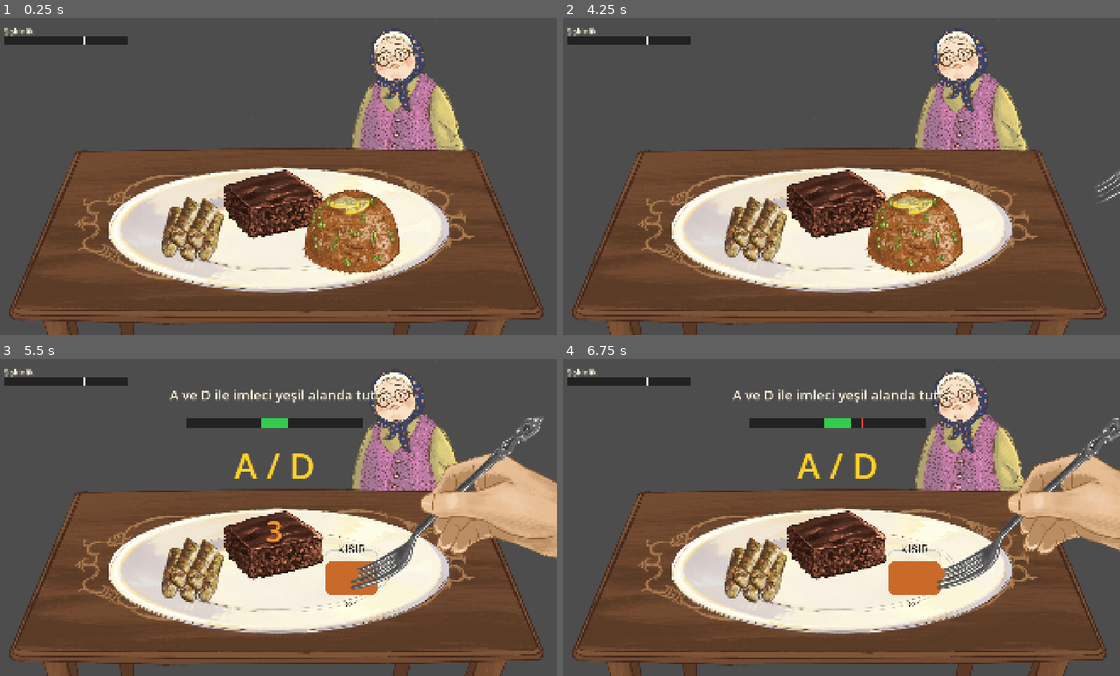
Above: before the commit, frames 1-4 (two rows, left to right).
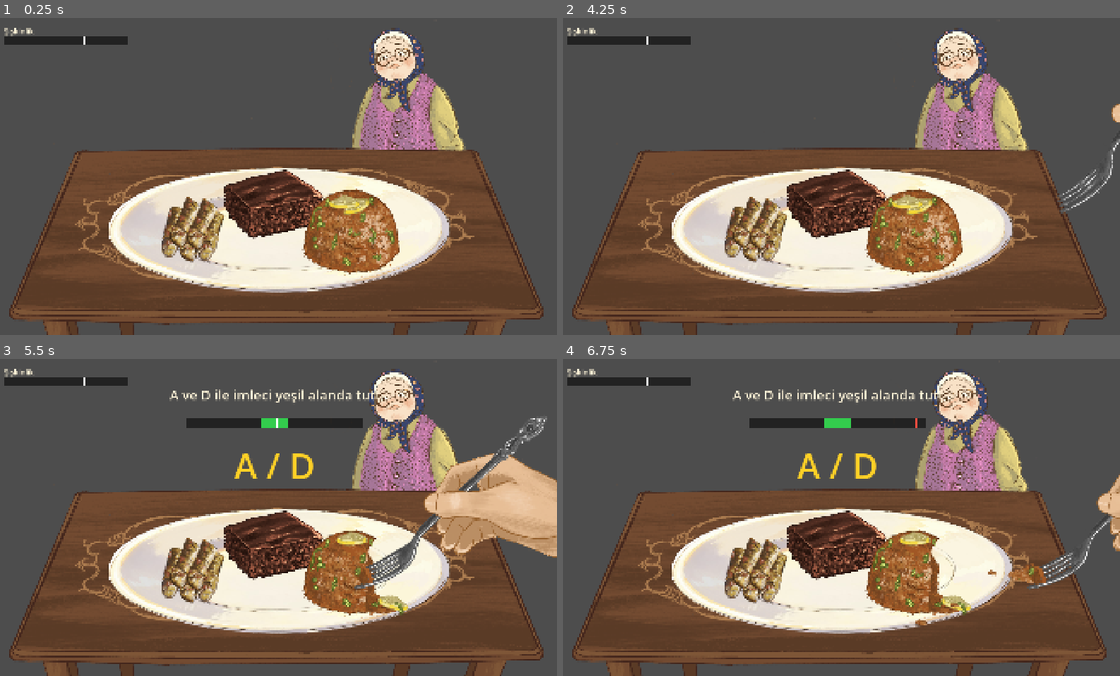
Above: after the commit, the same moments.

Repository: EnesBaytekin/son-lokma
Game: Godot game, scene res://scenes/main.tscn
Two runs of this game, one before a commit and one after it. Both use one fixed random seed, a clock stepped at 60 frames per second and the inputs below.
Inputs:
- Up to frame 1 (0.25 s): no input
- Up to frame 2 (4.25 s): tap Enter at 0.5, 2, 3.5 s; hold D 0.53-1.28 s; tap F at 0.6 s; tap Space at 0.77, 1.25, 1.52, 2.75, 3.02, 3.77 s; hold A 1.28-2.03 s; tap J at 1.35 s; hold D 2.03-3.53 s; tap G at 2.1 s; tap K at 2.85 s; hold A from 3.53 s (still down); tap E at 3.6 s
- Up to frame 3 (5.5 s): keep holding A; tap X at 4.35 s; tap Space at 4.52 s; tap 1 at 5.1 s
- Up to frame 4 (6.75 s): release A at 5.78 s; hold D from 5.78 s (still down); tap 2 at 5.85 s; tap Space at 6.02 s; tap 3 at 6.6 s

The runs differ from the first frame. In frame 1, 1.0% of the frame differs, in the area x 54-73%, y 53-82%; in frame 2, 1.4%; in frame 3, 5.1%; in frame 4, 9.2%, in the area x 53-100%, y 18-84%.

Commit message:
feat: add food pieces and state images

Diff:
--- a/scripts/challenges/challenge.gd
+++ b/scripts/challenges/challenge.gd
@@ -14,7 +14,7 @@
 const BAR_RED := Color(1.0, 0.3, 0.25)
 const HINT_COLOR := Color(1.0, 0.96, 0.85)
 
-const INTRO_TIME := 1.2   # seconds the instruction shows before the action starts
+const INTRO_TIME := 0.8   # seconds the instruction shows before the action starts
 
 var fork: Fork
 var difficulty: float = 1.0
--- a/scripts/challenges/mash_challenge.gd
+++ b/scripts/challenges/mash_challenge.gd
@@ -3,7 +3,7 @@
 ## "Ez" challenge: mash X enough times before the bite reaches the mouth. If you
 ## fall short, the fork spills a burst of crumbs at the end of the carry.
 
-const BASE_REQUIRED := 20
+const BASE_REQUIRED := 13
 
 var _required: int = 7
 var _presses: int = 0
--- a/scripts/crumb.gd
+++ b/scripts/crumb.gd
@@ -1,21 +1,38 @@
 class_name Crumb
 extends Node2D
-## A spilled food crumb: falls with gravity, lands on the table, and stays.
+## A spilled food crumb: falls with gravity, lands on the table, rests for a
+## moment, then slowly fades away.
 
 const GRAVITY := 900.0
+const DEFAULT_TEXTURE := preload("res://assets/crumb.png")
+const FADE_DELAY := 4.0   # seconds to rest on the table before fading
+const FADE_TIME := 1.5    # seconds the fade-out takes
 
 var _table_y := 1020.0
+var _x_max := 1e9
 var _velocity := Vector2.ZERO
 var _settled := false
+var _fade_timer := 0.0
+var _alpha := 1.0
 
 @onready var _sprite: Sprite2D = $Sprite2D
 
 
-func setup(color: Color, table_y: float) -> void:
-	_sprite.modulate = color
-	_table_y = table_y
-	_sprite.scale = Vector2.ONE * randf_range(0.5, 1.1)
-	_velocity = Vector2(randf_range(-50.0, 50.0), randf_range(-140.0, -60.0))
+func setup(color: Color, texture: Texture2D, table_y_min: float, table_y_max: float, x_max: float) -> void:
+	if texture != null:
+		_sprite.texture = texture
+		_sprite.modulate = Color.WHITE
+		_sprite.scale = Vector2.ONE * randf_range(0.6, 0.9)
+	else:
+		_sprite.texture = DEFAULT_TEXTURE
+		_sprite.modulate = color
+		_sprite.scale = Vector2.ONE * randf_range(0.5, 1.1)
+	# Land at a random height on the table surface so the pieces look scattered
+	# across the sehpa instead of all resting on one fixed line.
+	_table_y = randf_range(table_y_min, table_y_max)
+	_x_max = x_max
+	_velocity = Vector2(randf_range(-80.0, 80.0), randf_range(-160.0, -70.0))
+	_fade_timer = FADE_DELAY
 
 
 func _physics_process(delta: float) -> void:
@@ -23,7 +40,20 @@
 		return
 	_velocity.y += GRAVITY * delta
 	position += _velocity * delta
+	position.x = minf(position.x, _x_max)
 	if position.y >= _table_y:
 		position.y = _table_y
 		_settled = true
 		set_physics_process(false)
+
+
+func _process(delta: float) -> void:
+	if not _settled:
+		return
+	_fade_timer -= delta
+	if _fade_timer > 0.0:
+		return
+	_alpha = maxf(0.0, _alpha - delta / FADE_TIME)
+	_sprite.modulate.a = _alpha
+	if _alpha <= 0.0:
+		queue_free()
--- a/scripts/foods/food.gd
+++ b/scripts/foods/food.gd
@@ -18,6 +18,11 @@
 var state_count: int = 3
 ## Tint used for placeholder visuals (fork bite, spilled crumbs).
 var color: Color = Color.WHITE
+## Optional per-food art: the bite shown on the fork and the pieces spilled on
+## the table. When null, the generic tinted crumb is used instead.
+var bite_texture: Texture2D = null
+var crumb_texture: Texture2D = null
+var bite_scale := Vector2.ONE
 
 var bites_left: int = 0
 var _textures: Array[Texture2D] = []
--- a/scripts/foods/kek.gd
+++ b/scripts/foods/kek.gd
@@ -6,3 +6,5 @@
 	food_name = "kek"
 	state_count = 5
 	color = Color(0.42, 0.259, 0.149)
+	bite_texture = preload("res://assets/foods/kek/kek-parca1.png")
+	crumb_texture = preload("res://assets/foods/kek/kek-parca2.png")
--- a/scripts/foods/kisir.gd
+++ b/scripts/foods/kisir.gd
@@ -4,5 +4,7 @@
 
 func _init() -> void:
 	food_name = "kisir"
-	state_count = 4
+	state_count = 5
 	color = Color(0.788, 0.416, 0.165)
+	bite_texture = preload("res://assets/foods/kisir/kisir-parca1.png")
+	crumb_texture = preload("res://assets/foods/kisir/kisir-parca2.png")
--- a/scripts/fork.gd
+++ b/scripts/fork.gd
@@ -6,13 +6,13 @@
 ## (weighted-random in `_make_challenge`).
 
 signal action_finished(eaten: bool)
-signal spilled(world_position: Vector2, color: Color)
+signal spilled(world_position: Vector2, color: Color, crumb_texture: Texture2D)
 
 enum State { IDLE, GOING_TO_FOOD, STABBING, CARRYING, DROPPING, RETREATING }
 
 const EXIT_X := 2000.0
-const APPROACH_SPEED := 700.0
-const CARRY_SPEED := 200.0
+const APPROACH_SPEED := 1200.0
+const CARRY_SPEED := 300.0
 const DROP_SPEED := 900.0
 const DROP_OFF_Y := 1250.0     # below the screen; the fork falls out of view
 const RETREAT_SPEED := 700.0   # how fast the empty hand pulls back off-screen
@@ -27,6 +27,7 @@
 
 const FORK_TEXTURE := preload("res://assets/fork_hand.png")
 const HAND_TEXTURE := preload("res://assets/hand.png")
+const CRUMB_TEXTURE := preload("res://assets/crumb.png")
 
 ## Difficulty multiplier (0..~2), set by main from fullness before each action.
 var difficulty: float = 1.0
@@ -34,6 +35,8 @@
 var _state: State = State.IDLE
 var _held_name: String = ""
 var _held_color: Color = Color.WHITE
+var _held_bite_texture: Texture2D = null
+var _held_crumb_texture: Texture2D = null
 var _target_food: Food = null
 var _target_pos: Vector2 = Vector2.ZERO
 var _challenge: Challenge = null
@@ -90,7 +93,7 @@
 
 ## Emit a crumb at the current bite position.
 func spill() -> void:
-	spilled.emit(_bite.global_position, _held_color)
+	spilled.emit(_bite.global_position, _held_color, _held_crumb_texture)
 
 
 func _process(delta: float) -> void:
@@ -128,7 +131,7 @@
 			_drop_crumb_timer -= delta
 			if _drop_crumb_timer <= 0.0:
 				_drop_crumb_timer = 0.06
-				spilled.emit(_falling_fork.to_global(-_body.position), _held_color)
+				spilled.emit(_falling_fork.to_global(-_body.position), _held_color, _held_crumb_texture)
 			if _falling_fork.position.y >= DROP_OFF_Y:
 				_land_drop()
 		State.RETREATING:
@@ -142,13 +145,28 @@
 
 
 func _pick_up() -> void:
+	var bite_tex: Texture2D = null
+	var crumb_tex: Texture2D = null
+	var bite_scale := Vector2(2.5, 2.5)
 	if _target_food != null:
 		_target_food.take_bite()
 		_held_name = _target_food.food_name
 		_held_color = _target_food.color
+		bite_tex = _target_food.bite_texture
+		crumb_tex = _target_food.crumb_texture
+		bite_scale = _target_food.bite_scale
 	_target_food = null
+	_held_bite_texture = bite_tex
+	_held_crumb_texture = crumb_tex
 	_bite.visible = true
-	_bite.modulate = _held_color
+	if bite_tex != null:
+		_bite.texture = bite_tex
+		_bite.modulate = Color.WHITE
+		_bite.scale = bite_scale
+	else:
+		_bite.texture = CRUMB_TEXTURE
+		_bite.modulate = _held_color
+		_bite.scale = Vector2(2.5, 2.5)
 	_start_challenge()
 	_arm_interrupt()
 	_stab_t = 0.0
--- a/scripts/main.gd
+++ b/scripts/main.gd
@@ -14,7 +14,9 @@
 ]
 
 const CRUMB_SCENE: PackedScene = preload("res://scenes/crumb.tscn")
-const TABLE_Y := 1020.0
+const TABLE_Y_MIN := 800.0   # back edge of the table surface crumbs scatter on
+const TABLE_Y_MAX := 980.0   # front edge of the table surface
+const CRUMB_X_MAX := 1700.0  # right edge of the table surface; no crumbs past here
 
 const REFILL_LINES: Array[String] = [
 	"Dur, hemen tazeleyeyim!",
@@ -204,13 +206,14 @@
 	_busy = false
 
 
-func _on_spilled(world_pos: Vector2, color: Color) -> void:
+func _on_spilled(world_pos: Vector2, color: Color, crumb_texture: Texture2D) -> void:
 	_teyze.sad()
 	_update_bars()
 	var crumb: Crumb = CRUMB_SCENE.instantiate()
 	_crumbs.add_child(crumb)
+	world_pos.x = minf(world_pos.x, CRUMB_X_MAX)
 	crumb.global_position = world_pos
-	crumb.setup(color, TABLE_Y)
+	crumb.setup(color, crumb_texture, TABLE_Y_MIN, TABLE_Y_MAX, CRUMB_X_MAX)
 
 
 ## Restart: reset the fork, foods and crumbs, and cancel any refill in progress.
Binary file added: assets/foods/kek/kek-parca1.png
Not shown, added: assets/foods/kek/kek-parca1.png.import
Binary file added: assets/foods/kek/kek-parca2.png
Not shown, added: assets/foods/kek/kek-parca2.png.import
Binary file added: assets/foods/kisir/kisir-parca1.png
Not shown, added: assets/foods/kisir/kisir-parca1.png.import
Binary file added: assets/foods/kisir/kisir-parca2.png
Not shown, added: assets/foods/kisir/kisir-parca2.png.import
Binary file changed: assets/foods/kisir/kisir_0.png
Not shown, changed: assets/foods/kisir/kisir_0.png.import
Binary file changed: assets/foods/kisir/kisir_1.png
Not shown, changed: assets/foods/kisir/kisir_1.png.import
(and 6 more such lines)
